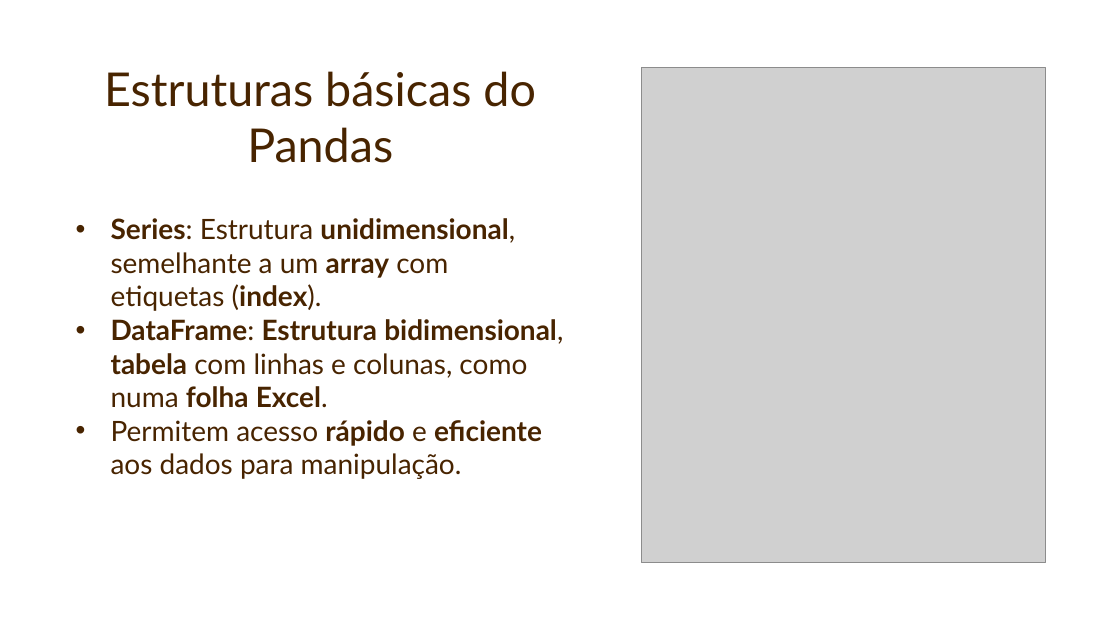
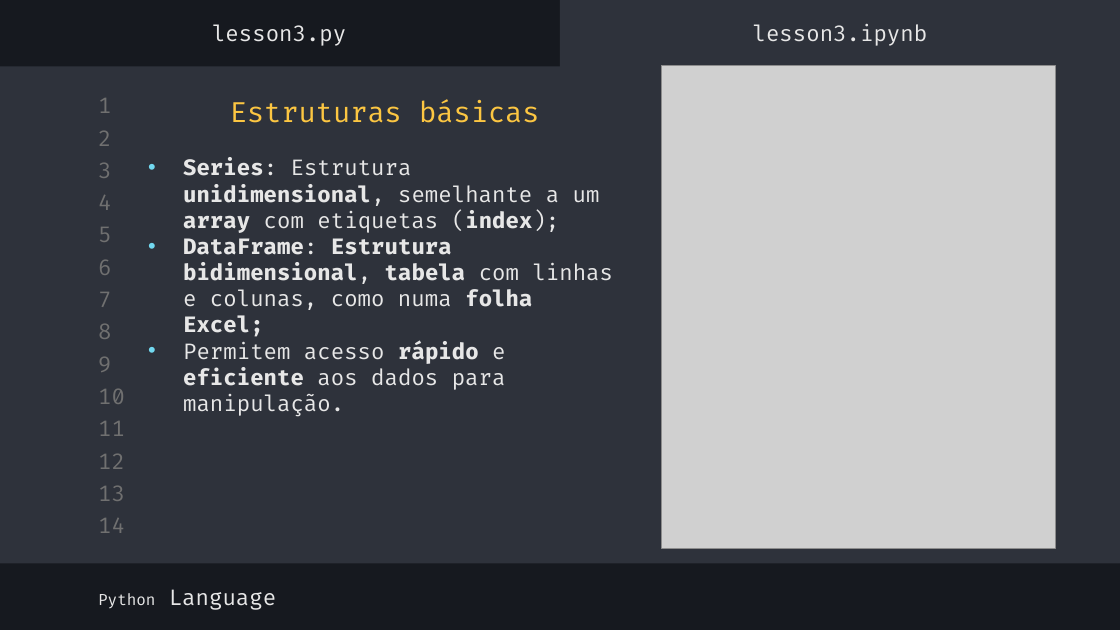
Before and after one commit to Vullkano/python-for-tech-leaders, a slide deck: slide 4 of 4. Pandas/Pandas.pptx. Drawn at 1120x630 pixels with LibreOffice and Linux fonts; fonts in the diff are those of the drawing; grey boxes stand for pictures; background and template pictures are left out. Boxes give left, top, right and bottom in pixels: in the first picture for what was removed or moved away, otherwise in the second. Text is boxed around its words. In the diff, an @@ line names an element or a change of style, - is before the commit and + after.

Commit message:
Exercicio do Pandas Atualizado

```diff
--- a/4. Pandas/Pandas.pptx
+++ b/4. Pandas/Pandas.pptx
@@ background picture (left out) to #16191F @@
@@ subtitle added at [212,24,346,46], 14 pt, text #E7E7E7 @@
+lesson3.py
@@ rectangle added at [560,0,1120,73], fill #2E323B @@
@@ subtitle added at [753,24,928,46], 14 pt, text #E7E7E7 @@
+lesson3.ipynb
@@ rectangle added at [0,66,1120,563], fill #2E323B @@
@@ title removed at [104,71,536,163] @@
-Estruturas básicas do Pandas
@@ text "Estruturas básicas": place and size @@
-text "Estruturas básicas" at [111,218,563,479]
+text "Estruturas básicas" at [183,100,614,417]
@@ picture: place and size @@
-picture at [641,67,1045,562]
+picture at [662,66,1056,549]
@@ text added at [98,98,111,113], 14 pt, text #707070 @@
+1
@@ text at [183,100,614,337]: text changed; size 18 to 14 pt; font Lato to Fira Code; text colour #482400 to #E7E7E7; bold off @@
-• Series: Estrutura unidimensional, semelhante a um array com etiquetas (index).
-• DataFrame: Estrutura bidimensional, tabela com linhas e colunas, como numa folha Excel.
+Estruturas básicas
+• Series: Estrutura unidimensional, semelhante a um array com etiquetas (index);
+• DataFrame: Estrutura bidimensional, tabela com linhas e colunas, como numa folha Excel;
@@ text added at [98,131,111,146], 14 pt, text #707070 @@
+2
@@ text added at [98,163,111,178], 14 pt, text #707070 @@
+3
@@ text added at [98,195,111,210], 14 pt, text #707070 @@
+4
@@ text added at [98,227,111,242], 14 pt, text #707070 @@
+5
@@ text added at [98,260,111,275], 14 pt, text #707070 @@
+6
@@ text added at [98,292,111,307], 14 pt, text #707070 @@
+7
@@ text added at [98,324,111,339], 14 pt, text #707070 @@
+8
@@ text added at [98,357,111,372], 14 pt, text #707070 @@
+9
@@ text at [183,341,506,417]: size 18 to 14 pt, font Lato to Fira Code, text colour #482400 to #E7E7E7 in "Permitem acesso rápido e eficiente aos dados ..."; bullet colour #482400 to #72D9F0 @@
@@ text added at [98,389,125,404], 14 pt, text #707070 @@
+10
@@ text added at [98,421,125,436], 14 pt, text #707070 @@
+11
@@ text added at [98,454,125,469], 14 pt, text #707070 @@
+12
@@ text added at [98,486,125,501], 14 pt, text #707070 @@
+13
@@ text added at [98,518,125,533], 14 pt, text #707070 @@
+14
@@ subtitle added at [98,589,276,610], 14 pt, text #E7E7E7 @@
+Python Language
```
Also in this commit, not shown: 2 other slides changed, 4 slides added, 2 slides removed, 3 other files.
